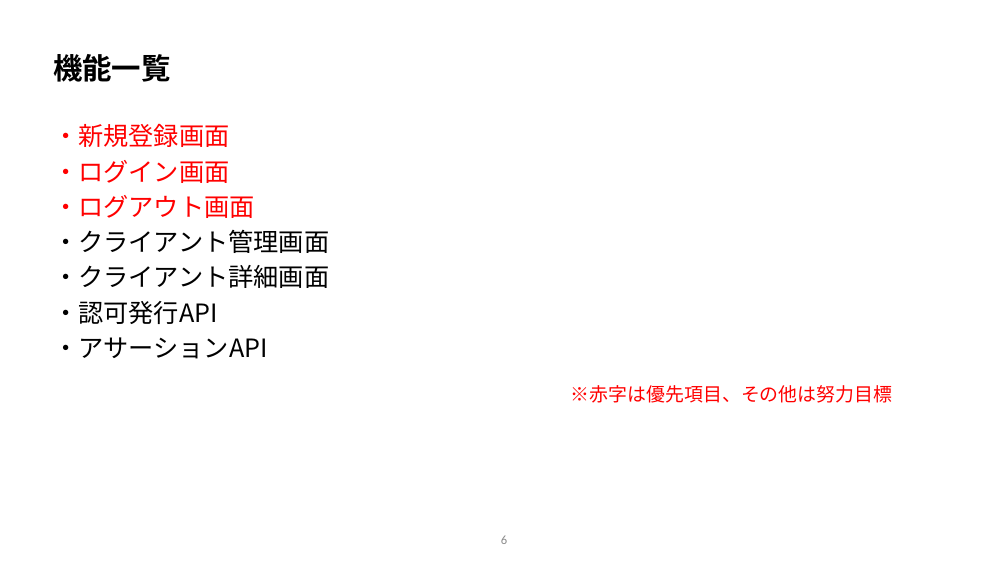
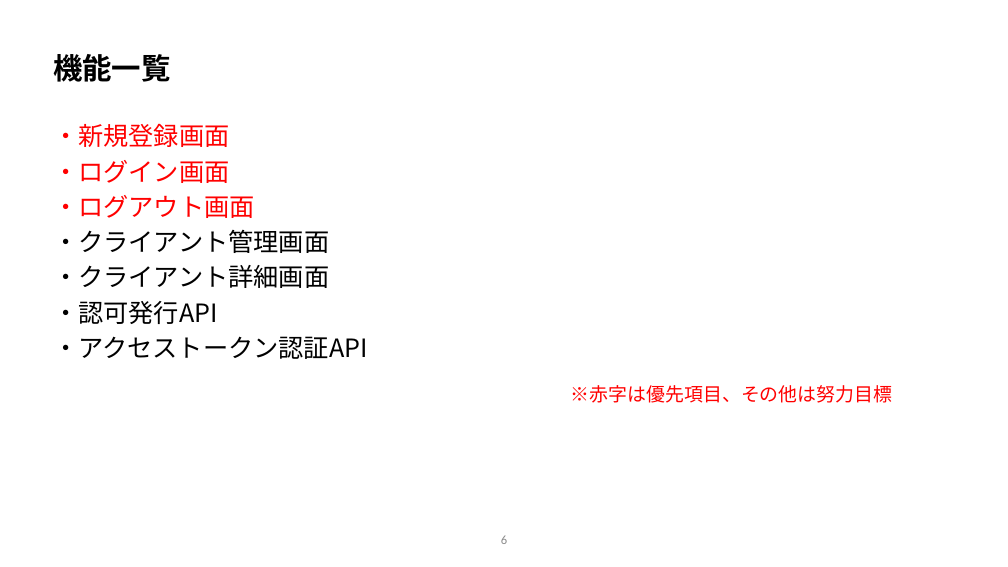
Before and after one commit to vsn23kamei/nanika, a slide deck: slide 6 of 00_要件定義/要件定義.pptx. Drawn at 1008x567 pixels with LibreOffice and Linux fonts; fonts in the diff are those of the drawing; background and template pictures are left out. Boxes give left, top, right and bottom in pixels: in the first picture for what was removed or moved away, otherwise in the second. Text is boxed around its words. In the diff, an @@ line names an element or a change of style, - is before the commit and + after.

```diff
--- a/00_要件定義/要件定義.pptx
+++ b/00_要件定義/要件定義.pptx
@@ text at <box>53,336,368,359</box>: text changed @@
-・アサーションAPI
+・アクセストークン認証API
```
Also in this commit, not shown: 7 other slides changed, 2 slides added, 1 slide removed, 3 other files.
